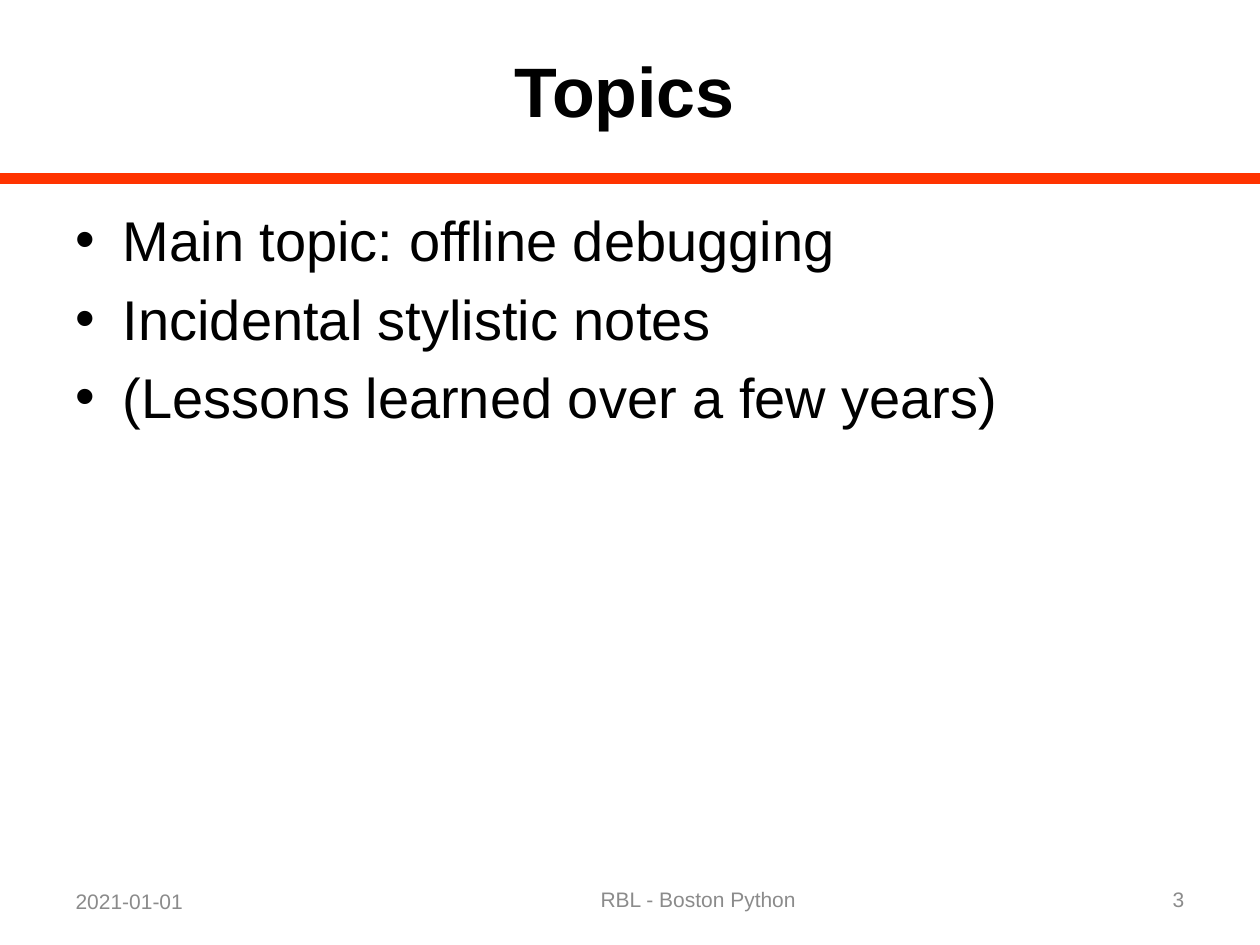
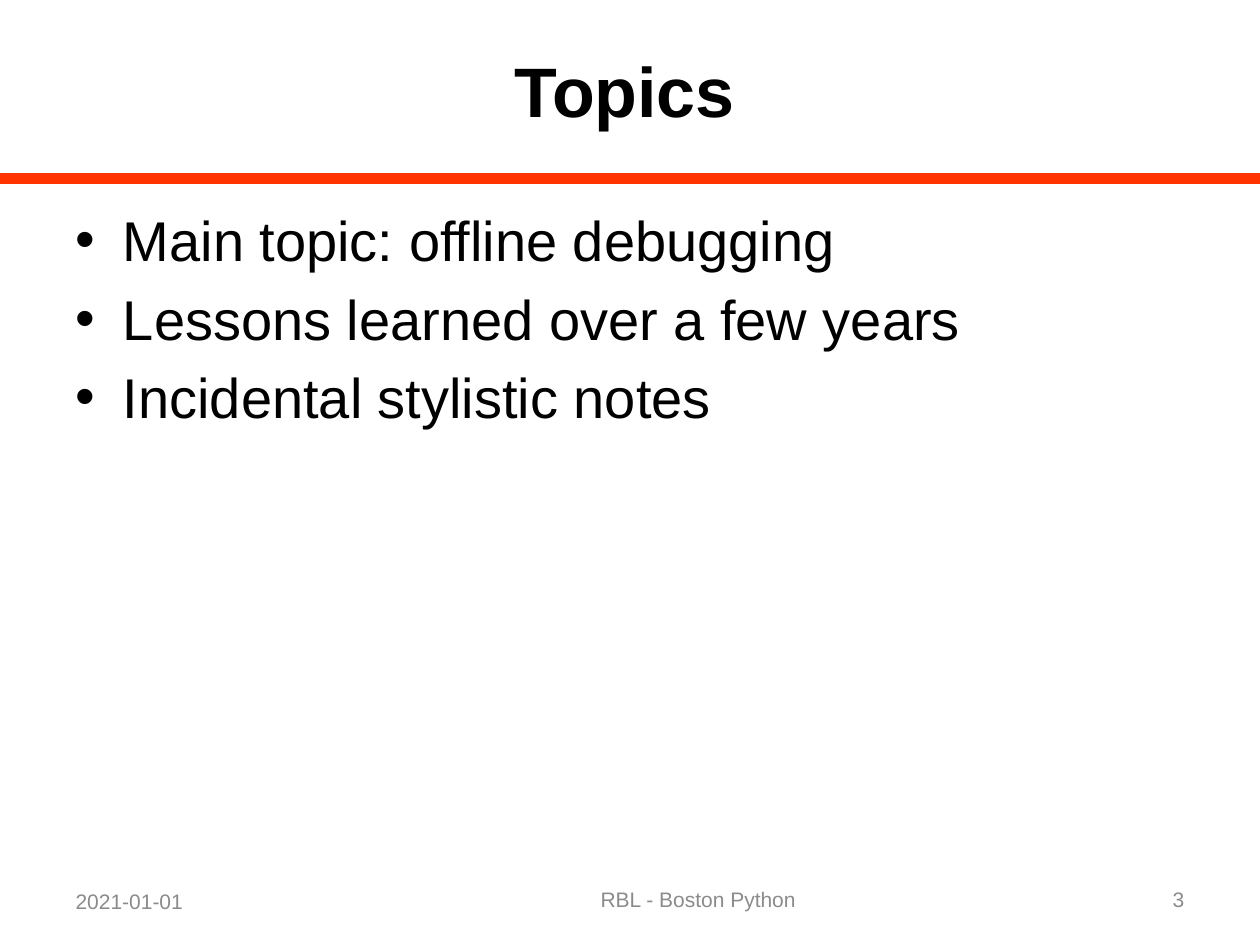
Before and after one commit to rblandau/NewTrace, a slide deck: slide 3 of docs/OfflineDebugging/A Dinosaur and a Python 02.pptx. Drawn at 1260x945 pixels with LibreOffice and Linux fonts; fonts in the diff are those of the drawing. Boxes give left, top, right and bottom in pixels: in the first picture for what was removed or moved away, otherwise in the second. Text is boxed around its words. In the diff, an @@ line names an element or a change of style, - is before the commit and + after.

Commit message:
Make further progress on shortening slides.

```diff
--- a/docs/OfflineDebugging/A Dinosaur and a Python 02.pptx
+++ b/docs/OfflineDebugging/A Dinosaur and a Python 02.pptx
@@ text at [123, 299, 960, 351]: paragraph added @@
+• Lessons learned over a few years
@@ text at [123, 377, 998, 429]: paragraph removed @@
-• (Lessons learned over a few years)
```
Also in this commit, not shown: 3 other files.
